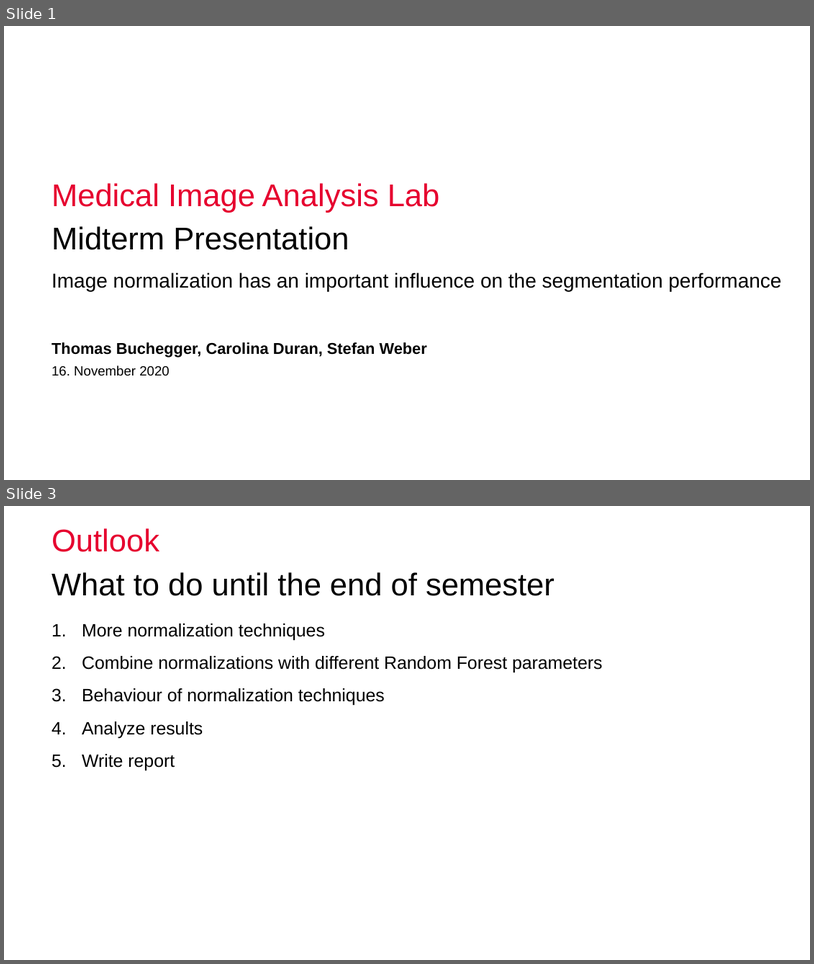
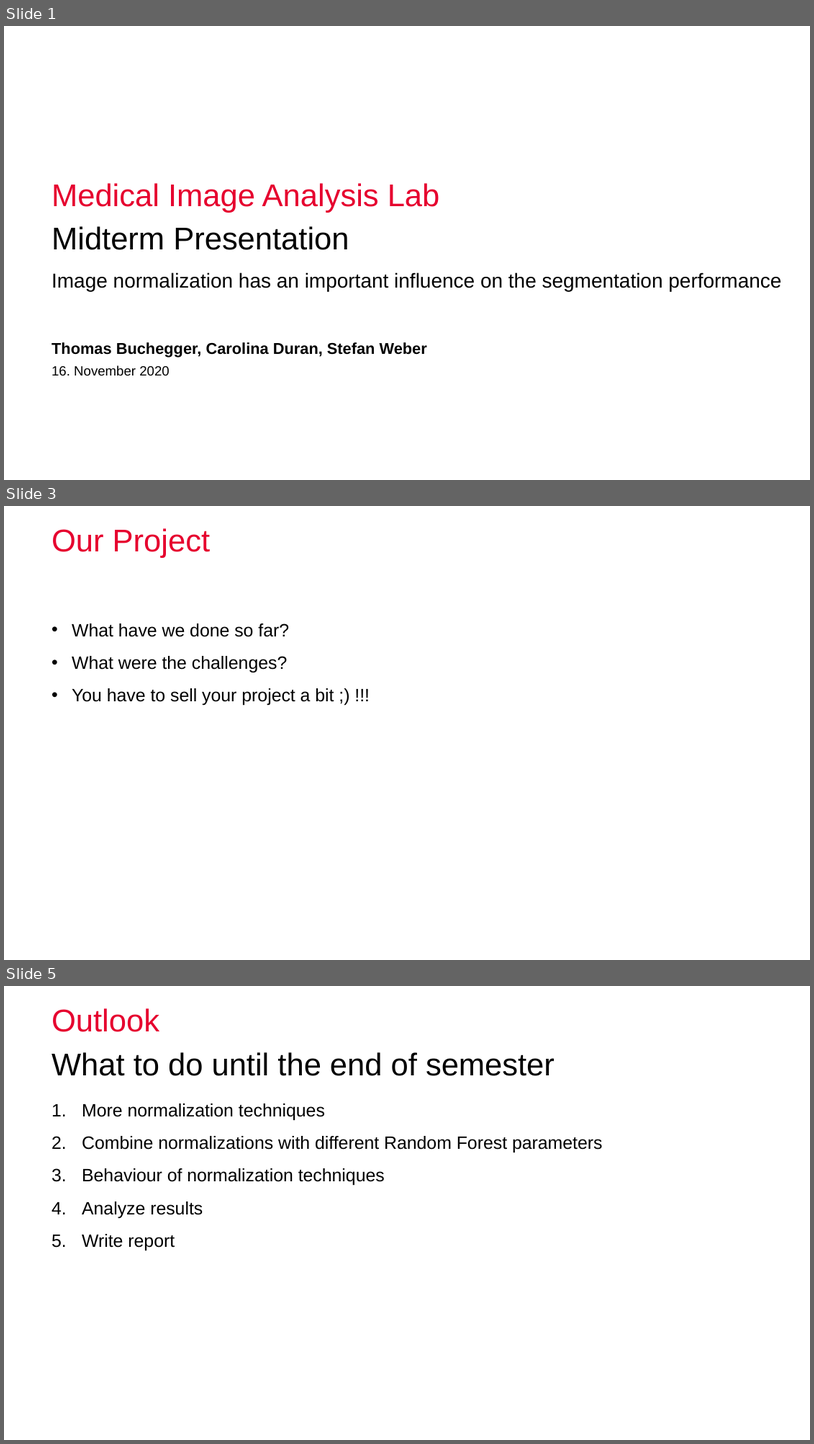
Before and after one commit to nibill/MIALab-1, a slide deck: Presentation/Midterm Presentation.pptx. Shown one above the other, each under a label of ours: slides 1 and 3 before the commit, slides 1, 3 and 5 after it; the slides between them are not shown. The pictures are 814x964 and 814x1444 pixels, drawn with LibreOffice and Linux fonts; fonts in the diff are those of the drawing; background and template pictures are left out. Boxes give left, top, right and bottom in pixels: in the first picture for what was removed or moved away, otherwise in the second. Text is boxed around its words. In the diff, an @@ line names an element or a change of style, - is before the commit and + after.

```diff
--- a/Presentation/Midterm Presentation.pptx
+++ b/Presentation/Midterm Presentation.pptx
@@ slide 3 added at (4,506,810,960), background #FFFFFF @@
@@ title added at (52,528,210,558), 28 pt, text #E6002E @@
+Our Project
@@ text added at (72,623,334,705), 16 pt, text #000000 @@
+• What have we done so far?
+• What were the challenges?
+• You have to sell your project a bit ;) !!!
@@ what was slide 3 is now slide 5 @@
```
Also in this commit, not shown: 2 other slides added, 1 slide removed.
